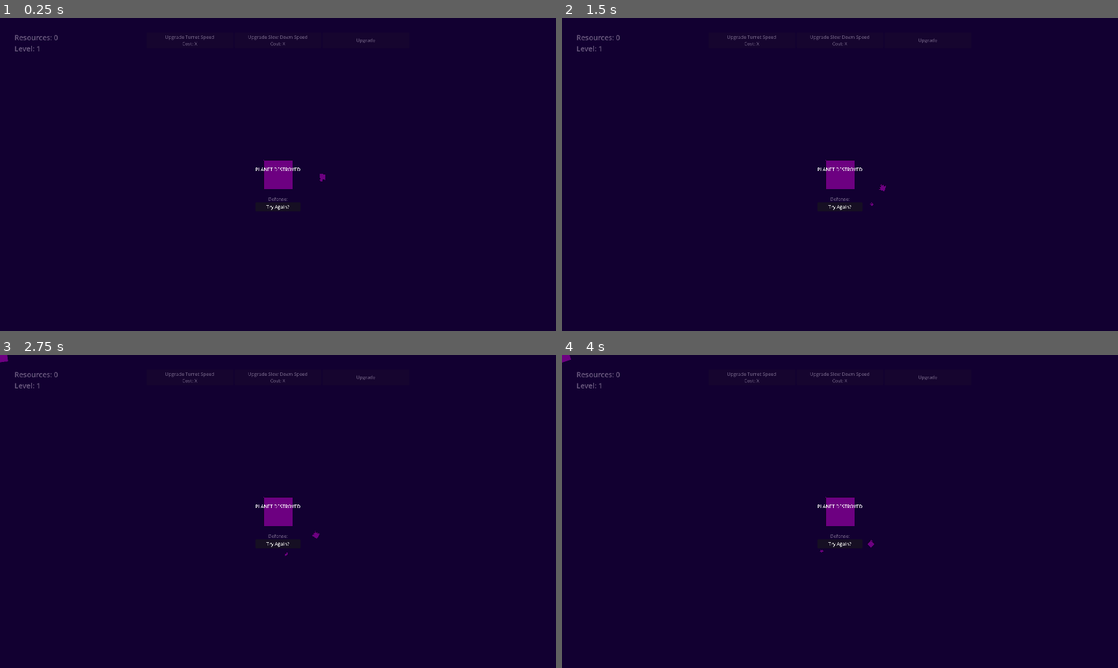
Above: before the commit, frames 1-4 (two rows, left to right).
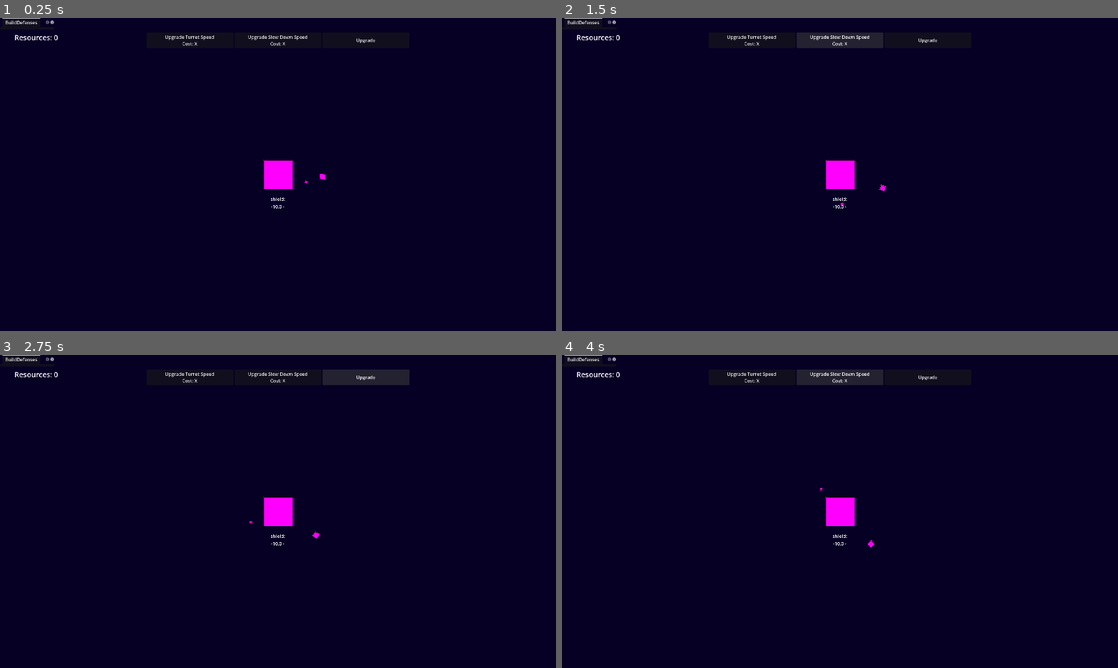
Above: after the commit, the same moments.

Repository: naeemR123/Learners-Game-Jam--2
Game: Godot game, scene res://Scenes/main.tscn
Two runs of this game, one before a commit and one after it. Both use one fixed random seed, a clock stepped at 60 frames per second and the inputs below.
Inputs:
- Up to frame 1 (0.25 s): no input
- Up to frame 2 (1.5 s): click "Upgrade Turret Speed Cost: X" at 0.5 s; click "Upgrade Slow Down Speed Cost:…" at 1.25 s
- Up to frame 3 (2.75 s): click "Upgrade" at 2 s
- Up to frame 4 (4 s): click "Upgrade Turret Speed Cost: X" at 2.75 s; click "Upgrade Slow Down Speed Cost:…" at 3.5 s

The runs differ from the first frame. In frame 1, 0.9% of the frame differs, in the area x 0-68%, y 0-62%; in frame 2, 1.6%; in frame 3, 1.7%, in the area x 0-74%, y 0-65%; in frame 4, 1.7%.
Error before the commit: Parse Error: Identifier "current_planet_defense" not declared in the current scope. (res://Scripts/game_manager.gd:54)

Commit message:
Refactor game manager, UI, defenses & upgrades
Need to review EVERYTHING. Add modularity for additional defenses, upgrades, and UI elements.

Introduce DefenseData resource and new UI/scene assets for modular defenses and upgrades. Add DefensesButton and UpgradeButton scenes/scripts and upgrade_data tweaks to support target categories. Restructure Game_Manager.active_stats into nested categories, add purchase_defenses/purchase_upgrade APIs, shield handling (planet_shield) with shield_changed signal, and reset logic for new stats. Update turret to initialize from DefenseData, use per-defense stats (orbit, turn, fire_rate) and respond to stats_changed. Tractor beam now reads slow_down_amount from active_stats. Harden asteroid.start (default params, safe signal connection) and fix spawn call in AsteroidSpawner. Move UI out into its own scene (Scenes/ui.tscn) and simplify/rewire UI script to reflect new stat names. Various small bug fixes and cleanup to support the new modular defense/upgrade system.

Diff:
--- /dev/null
+++ b/Scenes/defenses_button.tscn
@@ -0,0 +1,8 @@
+[gd_scene format=3 uid="uid://c3qyfa3alxw6w"]
+
+[ext_resource type="Script" uid="uid://dkvk08gx3lgq8" path="res://Scripts/defenses_button.gd" id="1_efu0j"]
+
+[node name="DefensesButton" type="Button" unique_id=1460008471]
+offset_right = 8.0
+offset_bottom = 8.0
+script = ExtResource("1_efu0j")
--- a/Scenes/main.tscn
+++ b/Scenes/main.tscn
@@ -6,7 +6,7 @@
 [ext_resource type="PackedScene" uid="uid://dha1d0wqh3pxm" path="res://Scenes/turret.tscn" id="4_jjvhh"]
 [ext_resource type="PackedScene" uid="uid://ct42g3vrmj7ac" path="res://Scenes/tractor_beam.tscn" id="5_kry3j"]
 [ext_resource type="PackedScene" uid="uid://br3j53i1f8n32" path="res://Scenes/collector_satellite.tscn" id="6_21xkr"]
-[ext_resource type="Script" uid="uid://08k0aiebr17m" path="res://Scripts/ui.gd" id="7_6bp64"]
+[ext_resource type="PackedScene" uid="uid://nphp6edurswp" path="res://Scenes/ui.tscn" id="7_6bp64"]
 
 [node name="Main" type="Node2D" unique_id=1160054467]
 
@@ -33,106 +33,6 @@
 
 [node name="CollectorPivot" parent="." unique_id=918467222 instance=ExtResource("6_21xkr")]
 
-[node name="UI" type="CanvasLayer" parent="." unique_id=1549426236]
-script = ExtResource("7_6bp64")
-
-[node name="Stats" type="Label" parent="UI" unique_id=999709284]
-anchors_preset = -1
-offset_left = 50.0
-offset_top = 50.0
-offset_right = 40.0
-offset_bottom = 23.0
-theme_override_font_sizes/font_size = 25
-text = "Resources: 0
-Level: 1"
-
-[node name="HBoxContainer" type="HBoxContainer" parent="UI" unique_id=1203005661]
-custom_minimum_size = Vector2(0.2, 0)
-anchors_preset = -1
-anchor_left = 0.5
-anchor_right = 0.5
-offset_left = -150.0
-offset_top = 50.0
-offset_right = 150.0
-offset_bottom = 54.0
-grow_horizontal = 2
-alignment = 1
-
-[node name="TurretFireRateUpgrade" type="Button" parent="UI/HBoxContainer" unique_id=1593550338]
-custom_minimum_size = Vector2(300, 50)
-layout_mode = 2
-text = "Upgrade Turret Speed
-Cost: X"
-
-[node name="SlowDownUpgrade" type="Button" parent="UI/HBoxContainer" unique_id=1264650432]
-custom_minimum_size = Vector2(300, 50)
-layout_mode = 2
-text = "Upgrade Slow Down Speed
-Cost: X"
-
-[node name="DefenseUpgrade" type="Button" parent="UI/HBoxContainer" unique_id=302552945]
-custom_minimum_size = Vector2(300, 50)
-layout_mode = 2
-text = "Upgrade"
-
-[node name="PlanetDefense" type="Label" parent="UI" unique_id=1738248385]
-anchors_preset = -1
-anchor_left = 0.5
-anchor_top = 0.5
-anchor_right = 0.5
-anchor_bottom = 0.5
-offset_left = -34.0
-offset_top = 170.0
-offset_right = 34.0
-offset_bottom = 24.5
-grow_horizontal = 2
-grow_vertical = 2
-text = "Defense:
-- 10 -"
-horizontal_alignment = 1
-
-[node name="GameOverScreen" type="Control" parent="UI" unique_id=1149630224]
-process_mode = 2
-layout_mode = 3
-anchors_preset = 15
-anchor_right = 1.0
-anchor_bottom = 1.0
-grow_horizontal = 2
-grow_vertical = 2
-
-[node name="ColorRect" type="ColorRect" parent="UI/GameOverScreen" unique_id=435270478]
-layout_mode = 1
-anchors_preset = 15
-anchor_right = 1.0
-anchor_bottom = 1.0
-grow_horizontal = 2
-grow_vertical = 2
-color = Color(0.09803922, 0, 0.22352941, 0.63529414)
-
-[node name="VBoxContainer" type="VBoxContainer" parent="UI/GameOverScreen" unique_id=913743804]
-layout_mode = 1
-anchors_preset = 8
-anchor_left = 0.5
-anchor_top = 0.5
-anchor_right = 0.5
-anchor_bottom = 0.5
-offset_left = -78.0
-offset_top = -127.0
-offset_right = 78.0
-offset_bottom = 127.0
-grow_horizontal = 2
-grow_vertical = 2
-
-[node name="GameOverLabel" type="Label" parent="UI/GameOverScreen/VBoxContainer" unique_id=1325165462]
-layout_mode = 2
-size_flags_vertical = 6
-text = "PLANET DESTROYED"
-horizontal_alignment = 1
-
-[node name="RetryButton" type="Button" parent="UI/GameOverScreen/VBoxContainer" unique_id=357145147]
-layout_mode = 2
-text = "Try Again?"
+[node name="UI" parent="." unique_id=1543760008 instance=ExtResource("7_6bp64")]
 
 [connection signal="timeout" from="AsteroidSpawner/SpawnCooldown" to="AsteroidSpawner" method="_on_spawn_cooldown_timeout"]
-[connection signal="pressed" from="UI/HBoxContainer/TurretFireRateUpgrade" to="UI" method="_on_turret_upgrade_pressed"]
-[connection signal="pressed" from="UI/HBoxContainer/SlowDownUpgrade" to="UI" method="_on_slow_down_upgrade_pressed"]
--- /dev/null
+++ b/Scenes/ui.tscn
@@ -0,0 +1,120 @@
+[gd_scene format=3 uid="uid://nphp6edurswp"]
+
+[ext_resource type="Script" uid="uid://08k0aiebr17m" path="res://Scripts/ui.gd" id="1_jxero"]
+
+[node name="UI" type="CanvasLayer" unique_id=1543760008]
+script = ExtResource("1_jxero")
+
+[node name="Stats" type="Label" parent="." unique_id=1558278025]
+anchors_preset = -1
+offset_left = 50.0
+offset_top = 50.0
+offset_right = 40.0
+offset_bottom = 23.0
+theme_override_font_sizes/font_size = 25
+text = "Resources: 0
+Level: 1"
+
+[node name="TabContainer" type="TabContainer" parent="." unique_id=366474270]
+offset_right = 188.0
+offset_bottom = 40.0
+current_tab = 0
+
+[node name="BuildDefenses" type="ScrollContainer" parent="TabContainer" unique_id=2032871524]
+layout_mode = 2
+metadata/_tab_index = 0
+
+[node name="Upgrades" type="ScrollContainer" parent="TabContainer" unique_id=504660319]
+visible = false
+layout_mode = 2
+metadata/_tab_index = 1
+
+[node name="HBoxContainer" type="HBoxContainer" parent="." unique_id=1229894237]
+custom_minimum_size = Vector2(0.2, 0)
+anchors_preset = -1
+anchor_left = 0.5
+anchor_right = 0.5
+offset_left = -150.0
+offset_top = 50.0
+offset_right = 150.0
+offset_bottom = 54.0
+grow_horizontal = 2
+alignment = 1
+
+[node name="TurretFireRateUpgrade" type="Button" parent="HBoxContainer" unique_id=1129709436]
+custom_minimum_size = Vector2(300, 50)
+layout_mode = 2
+text = "Upgrade Turret Speed
+Cost: X"
+
+[node name="SlowDownUpgrade" type="Button" parent="HBoxContainer" unique_id=606218751]
+custom_minimum_size = Vector2(300, 50)
+layout_mode = 2
+text = "Upgrade Slow Down Speed
+Cost: X"
+
+[node name="DefenseUpgrade" type="Button" parent="HBoxContainer" unique_id=1290907834]
+custom_minimum_size = Vector2(300, 50)
+layout_mode = 2
+text = "Upgrade"
+
+[node name="PlanetShield" type="Label" parent="." unique_id=262793332]
+anchors_preset = -1
+anchor_left = 0.5
+anchor_top = 0.5
+anchor_right = 0.5
+anchor_bottom = 0.5
+offset_left = -34.0
+offset_top = 170.0
+offset_right = 34.0
+offset_bottom = 24.5
+grow_horizontal = 2
+grow_vertical = 2
+text = "Shield:
+- 10 -"
+horizontal_alignment = 1
+
+[node name="GameOverScreen" type="Control" parent="." unique_id=2025782506]
+process_mode = 2
+layout_mode = 3
+anchors_preset = 15
+anchor_right = 1.0
+anchor_bottom = 1.0
+grow_horizontal = 2
+grow_vertical = 2
+
+[node name="ColorRect" type="ColorRect" parent="GameOverScreen" unique_id=1111649311]
+layout_mode = 1
+anchors_preset = 15
+anchor_right = 1.0
+anchor_bottom = 1.0
+grow_horizontal = 2
+grow_vertical = 2
+color = Color(0.09803922, 0, 0.22352941, 0.63529414)
+
+[node name="VBoxContainer" type="VBoxContainer" parent="GameOverScreen" unique_id=674887625]
+layout_mode = 1
+anchors_preset = 8
+anchor_left = 0.5
+anchor_top = 0.5
+anchor_right = 0.5
+anchor_bottom = 0.5
+offset_left = -78.0
+offset_top = -127.0
+offset_right = 78.0
+offset_bottom = 127.0
+grow_horizontal = 2
+grow_vertical = 2
+
+[node name="GameOverLabel" type="Label" parent="GameOverScreen/VBoxContainer" unique_id=1822633902]
+layout_mode = 2
+size_flags_vertical = 6
+text = "PLANET DESTROYED"
+horizontal_alignment = 1
+
+[node name="RetryButton" type="Button" parent="GameOverScreen/VBoxContainer" unique_id=1687163601]
+layout_mode = 2
+text = "Try Again?"
+
+[connection signal="pressed" from="HBoxContainer/TurretFireRateUpgrade" to="." method="_on_turret_upgrade_pressed"]
+[connection signal="pressed" from="HBoxContainer/SlowDownUpgrade" to="." method="_on_slow_down_upgrade_pressed"]
--- /dev/null
+++ b/Scenes/upgrade_button.tscn
@@ -0,0 +1,13 @@
+[gd_scene format=3 uid="uid://dqa3qsqv65vay"]
+
+[ext_resource type="Script" uid="uid://bcjjidfy5dcdw" path="res://Scripts/upgrade_button.gd" id="1_lmwtk"]
+
+[node name="UpgradeButton" type="Button" unique_id=1060580765]
+offset_right = 8.0
+offset_bottom = 8.0
+script = ExtResource("1_lmwtk")
+
+[node name="Label" type="Label" parent="." unique_id=1738604466]
+layout_mode = 0
+offset_right = 40.0
+offset_bottom = 23.0
--- /dev/null
+++ b/Scripts/ResourceScripts/defenses_data.gd
@@ -0,0 +1,40 @@
+extends Resource
+class_name DefenseData
+
+
+
+#############################
+# -= PROPERTY ASSIGNMENT =- #
+#############################
+
+
+@export var id: String 					# A unique name used by Game_Manager (e.g. turret_satellite)
+@export var display_name : String			# The name displayed for players (e.g. Turret)
+@export_multiline var description : String = "What does this defense do..."
+
+@export_category("Spawning")
+@export var defense_scene : PackedScene	# The actual scene to instance (e.g. turret.tscn)
+@export var max_allowed : int  = 10000		# Max amount player can purchase. Leave at 10,000 if unlimited
+@export var turn_speed : float = 10
+@export var min_orbit_speed : float
+@export var max_orbit_speed : float
+@export var min_orbit_distance : float
+@export var max_orbit_distance : float
+
+@export_category("Economy")
+@export var base_cost : int
+@export var cost_multiplier : float = 1.5
+
+# State variables (Dynamic: saved during gameplay)
+var is_unlocked: bool = false
+var amount_owned: int = 0
+
+
+
+#################
+# - Functions - #
+#################
+
+
+func get_current_cost() -> int:
+	return int(base_cost * pow(cost_multiplier, amount_owned))
--- a/Scripts/ResourceScripts/upgrade_data.gd
+++ b/Scripts/ResourceScripts/upgrade_data.gd
@@ -6,8 +6,9 @@
 # -= PROPERTY ASSIGNMENT =- #
 #############################
 
-@export var id: String = "upgrad_id" # A unique name used by Game_Manager
-@export var display_name: String = "Upgrade Name" # The name displayed for players
+@export var id: String = "upgrad_id" 		# A unique name used by Game_Manager (e.g. fire_rate)
+@export var display_name: String = "Upgrade Name"	# The name displayed for players
+@export var target_category: String			# Tells the game WHERE to apply this upgrade
 @export_multiline var description: String = "What this upgrade does..."
 
 @export_category("Economy")
--- a/Scripts/asteroid.gd
+++ b/Scripts/asteroid.gd
@@ -24,31 +24,31 @@
 
 var planet: Area2D
 
-func start(target_planet: Area2D, start_pos: Vector2, debug_speed: bool, debug_speed_value: float, speed_multiplier: float, health_multiplier: float) -> void:
+func start(target_planet: Area2D, start_pos: Vector2, debug_speed: bool = false, debug_speed_value: float = 200, speed_multiplier: float = 1, health_multiplier: float = 1) -> void:
 	if not data:
 		queue_free()
 		return
 
-	if debug_speed == true:
-		speed = debug_speed_value
 	planet = target_planet
 	global_position = start_pos
-	area_entered.connect(_on_area_entered)
-
+	if not area_entered.is_connected(_on_area_entered):
+		area_entered.connect(_on_area_entered)
 
 	###################################################################
 	#  - Assigns properties based on attached AsteroidData resource - #
 
+	if debug_speed == true:
+		speed = debug_speed_value
+	else:
+		speed = randf_range(data.min_speed, data.max_speed) * speed_multiplier
+
 	current_health = data.max_health * health_multiplier
-	speed = randf_range(data.min_speed, data.max_speed) * speed_multiplier
 	rotation_speed = randf_range(-0.8, 0.8)
+	sprite.texture = data.sprite_texture
 
-	sprite.texture = data.sprite_texture
-	var base_scale := Vector2(data.max_health * data.scale_ratio, data.max_health * data.scale_ratio)
-	scale = base_scale
+	scale = Vector2(data.max_health * data.scale_ratio, data.max_health * data.scale_ratio)
 
-
-	# Determines flight path based on assigned AI behavior
+	# ++ Determines flight path based on assigned AI behavior
 	if data.behavior == AsteroidData.BehaviorType.COMET:
 		# Comets fly straight past the screen, avoiding the Planet. Picks a random vector moving roughly opposite
 		var screen_center = get_viewport_rect().size/2
--- a/Scripts/asteroid_spawner.gd
+++ b/Scripts/asteroid_spawner.gd
@@ -26,8 +26,7 @@
 
 
 func spawn_asteroid() -> void:
-	if asteroid_scene == null:
-		return
+	if asteroid_scene == null: return
 
 	var viewport_size = get_viewport_rect().size
 
@@ -65,4 +64,4 @@
 	get_tree().current_scene.add_child(asteroid)
 	print("Asteroid spawned")
 
-	asteroid.start(planet, spawn_position, debug_speed, debug_speed_value)
+	asteroid.start(planet, spawn_position, debug_speed, debug_speed_value, )
--- /dev/null
+++ b/Scripts/defenses_button.gd
@@ -0,0 +1,28 @@
+extends Button
+
+@onready var game := Game_Manager
+@export var defense_data: DefenseData
+
+
+
+func _ready() -> void:
+	pressed.connect(_on_pressed)
+	game.resources_changed.connect(update_display)
+	update_display()
+
+
+func _on_pressed() -> void:
+	if game.purchase_defenses(defense_data):
+		update_display()
+
+
+func update_display() -> void:
+	if not defense_data: return
+
+	var cost = defense_data.get_current_cost()
+	var owned = defense_data.amount_owned
+
+	# Disables button if unaffordable
+	disabled = game.resources < cost or owned >= defense_data.max_allowed
+
+	text = "%s (Owned: %d)\nCost: %d" % [defense_data.display_name, owned, cost]
--- a/Scripts/game_manager.gd
+++ b/Scripts/game_manager.gd
@@ -3,21 +3,40 @@
 var resources :int = 0
 var planet_destroyed : bool = false
 
+var owned_defenses: Array[String] = []
+
+var max_planet_shield: float = 10.0
+
 # This Dictionary holds the CURRENT value of all upgrade stats
 # Turrets and Tractor beams will read from this dictionary using the exact "id" string.
 var active_stats: Dictionary = {
-	"turret_fire_rate": 2.0,
-	"turret_damage": 3.0,
-	"slow_down_amount": 0.75,
-	"planet_defense": 10.0,
+	"global": {
+			"slow_down_amount": 0.75,
+			"planet_shield": 10.0,
+			"orbit_speed": 1.0,
+			"orbit_distance" : 100.0,
+	},
+	"turret_satellite": {
+			"fire_rate": 2.0,
+			"damage": 3.0,
+	},
+	"laser_satellite": {
+			"fire_rate": 2.0,
+			"damage": 3.0,
+	},
+	"missile_satellite": {
+			"fire_rate": 2.0,
+			"damage": 3.0,
+	},
 }
 
-var max_planet_defense: float = 10.0
+
 
 
 # Signals
 signal stats_changed()
 signal resources_changed()
+signal shield_changed()
 signal game_over()
 
 
@@ -31,8 +50,30 @@
 	resources += amount
 	resources_changed.emit()
 
+func purchase_defenses(defense: DefenseData) -> bool:		# Purchase function for Defenses
 
-func purchase_upgrade(upgrade: UpgradeData) -> bool:
+	var cost = defense.get_current_cost()
+
+	if resources >= cost and defense.amount_owned < defense.max_allowed:
+		resources -= cost
+		defense.amount_owned += 1
+		defense.is_unlocked = true
+
+		owned_defenses.append(defense.id)
+
+		var new_defense = defense.defense_scene.instantiate()
+		if new_defense.has_method("initialize"):
+			new_defense.initialize(defense)
+
+		get_tree().current_scene.add_child(new_defense)
+
+		resources_changed.emit()
+		return true # Purchase successful
+	return false # Purchase unsuccessful : not enough resources or max amount owned
+
+
+func purchase_upgrade(upgrade: UpgradeData) -> bool:		# Purchase function for Upgrades
+
 	var cost = upgrade.get_current_cost()
 
 	if resources >= cost:
@@ -40,9 +81,12 @@
 		upgrade.level_up()
 
 		# Update the dictionary using the UpgradeData's ID
-		active_stats[upgrade.id] = upgrade.get_current_value()
+		if active_stats.has(upgrade.target_category):
+			active_stats[upgrade.target_category][upgrade.id] = upgrade.get_current_value()
+
 
 		resources_changed.emit()
+		stats_changed.emit()
 		return true # Purchase successful
 	return false # Purchase unsuccessful : not enough resources
 
@@ -51,13 +95,13 @@
 	if planet_destroyed:
 		return
 
-	current_planet_defense -= damage_val
-	if current_planet_defense < 0:
-		current_planet_defense = 0
+	active_stats["global"]["planet_shield"] -= damage_val
+	if active_stats["global"]["planet_shield"] < 0:
+		active_stats["global"]["planet_shield"] = 0
 
-	defense_changed.emit()
+	shield_changed.emit()
 
-	if current_planet_defense <= 0:
+	if active_stats["global"]["planet_shield"] == 0:
 		trigger_game_over()
 
 
@@ -70,14 +114,16 @@
 # Reset function for "Try Again?" Button
 func game_reset():
 	resources = 0
+	planet_destroyed = false
+	owned_defenses.clear()
 
-	active_stats[turret_fire_rate] = 2.0
-	turret_fire_rate_upgrade_cost = 10
-	turret_fire_rate_upgrade_level = 1
-	slow_down_amount = 0.75
-	tractor_upgrade_cost = 10
-	tractor_upgrade_level = 1
+	active_stats["global"]["slow_down_amount"] = 0.75
+	active_stats["global"]["planet_shield"] = max_planet_shield
+	active_stats["global"]["orbit_speed"] = 1.0
+	active_stats["global"]["orbit_distance"] = 100.0
+	active_stats["turret_satellite"]["fire_rate"] = 2.0
+	active_stats["laser_satellite"]["fire_rate"] = 2.0
+	active_stats["missile_satellite"]["fire_rate"] = 2.0
 
-	current_planet_defense = max_planet_defense
-	planet_destroyed = false
+
 	get_tree().paused = false
--- a/Scripts/tractor_beam.gd
+++ b/Scripts/tractor_beam.gd
@@ -69,11 +69,10 @@
 				resource.direction = (new_velocity).normalized()
 
 
+#  - Controls SLOW-DOWN mechanic for asteroids - #
 func _on_area_entered(area: Area2D):
 	if area.is_in_group("Asteroids"):
-		area.local_time_scale = game.slow_down_amount
-
-
+		area.local_time_scale = game.active_stats["global"]["slow_down_amount"]
 
 func _on_area_exited(area: Area2D):
 	if area.is_in_group("Asteroids"):
--- a/Scripts/turret.gd
+++ b/Scripts/turret.gd
@@ -2,9 +2,9 @@
 
 @onready var game := Game_Manager
 
-@export var orbit_speed : float = 1.0
+
 @export var projectile_scene : PackedScene
-@export var turn_speed : float = 10
+
 
 @onready var turret_body : Node2D = $Turret
 @onready var sensor : Area2D = $Turret/Range
@@ -12,37 +12,57 @@
 @onready var planet : Area2D = %Planet
 @onready var firerate: Timer = $Turret/Firerate
 
+
+var my_turn_speed : float = 10
+var my_orbit_distance : float = 100
+var my_orbit_speed : float = 1
+
+
+func initialize(data: DefenseData):			# Runs right after instantiation, driven by GameManager
+	my_orbit_distance = randf_range(data.min_orbit_distance, data.max_orbit_distance)
+	my_orbit_speed = randf_range(data.min_orbit_speed, data.max_orbit_speed)
+	my_turn_speed = data.turn_speed
+
+	# Randomizes starting angle so they don't all spawn at the exact same spot
+	rotation = randf_range(0, TAU)		# TAU is 360 degrees in radians
+
+
 func _ready() -> void:
 	global_position = planet.global_position
-	game.turret_upgrade.connect(upgrade_firerate)
-	firerate.wait_time = game.turret_fire_rate
+
+	turret_body.position.x = my_orbit_distance
+
+	game.stats_changed.connect(update_turret_stats)
+	update_turret_stats()
+
+
+func update_turret_stats():
+	firerate.wait_time = game.active_stats["turret_satellite"]["fire_rate"]
+
 
 func _process(delta: float) -> void:
 	# Rotates the pivot, making the offset Turret orbit
-	rotation += orbit_speed * delta
+	rotation += my_orbit_speed * delta
 
 	# Sets the nearest asteroid as the target
 	var target = get_nearest_asteroid()
-
 	if target != null:
 		# Makes the turret visually face the target
 		var target_angle = turret_body.global_position.direction_to(target.global_position).angle()
-
-		turret_body.global_rotation = lerp_angle(turret_body.global_rotation, target_angle, turn_speed * delta)
+		turret_body.global_rotation = lerp_angle(turret_body.global_rotation, target_angle, my_turn_speed * delta)
 
 
 func _on_firerate_timeout() -> void:
 	# Sets the nearest asteroid as the target
 	var target = get_nearest_asteroid()
-
 	if target != null:
 		shoot(target)
+
 
 func get_nearest_asteroid() -> Area2D:
 
 	# Grab all areas currently inside the Range's collision circle
 	var asteroids_in_range = sensor.get_overlapping_areas()
-
 	if asteroids_in_range.is_empty():
 		return null
 
@@ -56,13 +76,11 @@
 			shortest_distance = distance
 			nearest_asteroid = asteroid
 
-
 	return nearest_asteroid
 
 
 func shoot(target: Area2D) -> void:
-	if projectile_scene == null:
-		return
+	if projectile_scene == null: return
 
 	var proj = projectile_scene.instantiate()
 	# CRITICAL Adds projectiles to the main scene so they don't inherit the turret's rotation
@@ -70,8 +88,3 @@
 
 	# Initialize the projectile
 	proj.start(muzzle.global_position, target.global_position)
-
-
-func upgrade_firerate(new_amount):
-	firerate.wait_time = new_amount
-	print("Turret Firerate: ", firerate.wait_time)
--- a/Scripts/ui.gd
+++ b/Scripts/ui.gd
@@ -2,97 +2,31 @@
 
 @onready var game := Game_Manager
 
-
-@onready var turret_fire_rate_upgrade: Button = $HBoxContainer/TurretUpgrade
-@onready var slow_down_upgrade: Button = $HBoxContainer/SlowDownUpgrade
-
 @onready var label: Label = $Stats
-@onready var defense_label: Label = $PlanetDefense
-@onready var planet_defense: Label = $PlanetDefense
-
+@onready var planet_shield: Label = $PlanetShield
 @onready var game_over_screen: Control = $GameOverScreen
 @onready var retry_button: Button = $GameOverScreen/VBoxContainer/RetryButton
 
 
 func _ready() -> void:
-	game.resources_changed.connect(resource_label)
-	game.defense_changed.connect(update_defense_ui)
+	game.resources_changed.connect(update_ui)
+	game.shield_changed.connect(update_shield_ui)
 	game.game_over.connect(game_over_event)
 
 	retry_button.pressed.connect(_on_retry_button_pressed)
 
 	game_over_screen.visible = false
-
-	turret_button_refresh(0.2 * game.turret_fire_rate_upgrade_level)
-	tractor_button_refresh()
 	update_ui()
-	update_defense_ui()
-
-
-func resource_label():
-	update_ui()
-
-
-func _on_turret_upgrade_pressed() -> void:
-
-	if game.resources >= game.turret_fire_rate_upgrade_cost:
-		game.resources -= game.turret_fire_rate_upgrade_cost
-
-		var upgrade_amount = 0.2 * game.turret_fire_rate_upgrade_level
-		game.update_firerate(upgrade_amount)
-
-		game.turret_fire_rate_upgrade_level += 1
-
-		game.turret_fire_rate_upgrade_cost = int(10 * pow(1.15,game.turret_fire_rate_upgrade_level))
-		turret_button_refresh(upgrade_amount)
-
-
-func turret_button_refresh(speed_amount):
-	turret_fire_rate_upgrade.text = "Upgrade Turret Speed: +" + str(speed_amount) + "\nCost: " + str(game.turret_fire_rate_upgrade_cost)
+	update_shield_ui()
 
 
 func update_ui():
-	var display_text = "Resource: " + str(game.resources)
-
-	if game.turret_upgrade_level > 1:
-		display_text += "\nTurret Level: " + str(game.turret_upgrade_level)
-
-	if game.tractor_upgrade_level > 1:
-		display_text += "\nTractor Level: " + str(game.tractor_upgrade_level)
-
-	if game.defense_upgrade_level > 1:
-		display_text += "\nPlanet Defense Level: " + str(game.defense_upgrade_level)
-
-	label.text = display_text
+	label.text = "Resources: " + str(game.resources)
 
 
-func update_defense_ui():
-	defense_label.text = "Defense:" + "\n- " + str(game.current_planet_defense) + " -"
-
-
-func update_defense_button():
-	pass
-
-
-func _on_slow_down_upgrade_pressed() -> void:
-	if game.resources >= game.tractor_upgrade_cost:
-		if game.slow_down_amount <= 0.1:
-			return
-		game.resources -= game.tractor_upgrade_cost
-		update_ui()
-
-		game.slow_down_amount -= 0.05 * game.tractor_upgrade_level
-
-		if game.slow_down_amount < 0.1:
-			game.slow_down_amount = 0.1
-
-		game.tractor_upgrade_level += 1
-		game.tractor_upgrade_cost = int(10 * pow(1.15,game.tractor_upgrade_level))
-		tractor_button_refresh()
-
-
-func tractor_button_refresh():
-	slow_down_upgrade.text =  "Upgrade Slow Down Speed: +" + str(0.05 * game.tractor_upgrade_level) + "\nCost: " + str(game.tractor_upgrade_cost)
+func update_shield_ui():
+	var current_shield = game.active_stats["global"]["planet_shield"]
+	planet_shield.text = "shield:\n-" + str(current_shield) + " -"
 
 
 func _on_retry_button_pressed():
--- /dev/null
+++ b/Scripts/upgrade_button.gd
@@ -0,0 +1,30 @@
+extends Button
+
+@onready var game := Game_Manager
+@export var upgrade_data: UpgradeData
+
+
+
+func _ready() -> void:
+	pressed.connect(_on_pressed)
+	game.resources_changed.connect(update_display)
+	game.stats_changed.connect(update_display)
+	update_display()
+
+
+func _on_pressed() -> void:
+	if game.purchase_upgrade(upgrade_data):
+		update_display()
+
+
+func update_display() -> void:
+	if not upgrade_data: return
+
+	var cost = upgrade_data.get_current_cost()
+	var level = upgrade_data.current_level
+	var next_val = upgrade_data.base_value + (upgrade_data.val_up_per_level * level)
+
+	# Disables button if unaffordable
+	disabled = game.resources < cost
+
+	text = "%s (Lv %d)\nCost: %d | Next: %.2f" % [upgrade_data.display_name, level, cost, next_val]
Not shown, added: Scripts/ResourceScripts/defenses_data.gd.uid
Not shown, added: Scripts/defenses_button.gd.uid
Not shown, added: Scripts/upgrade_button.gd.uid
